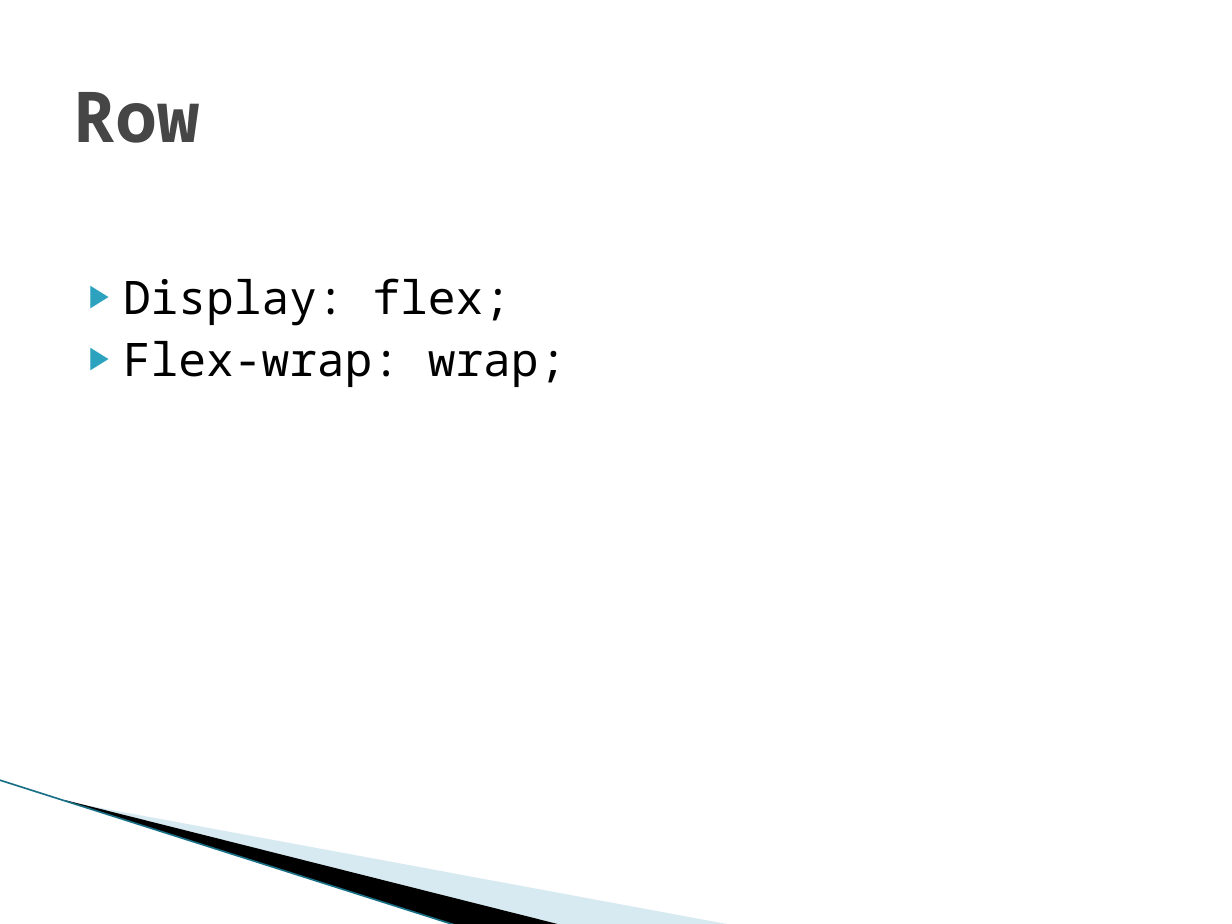
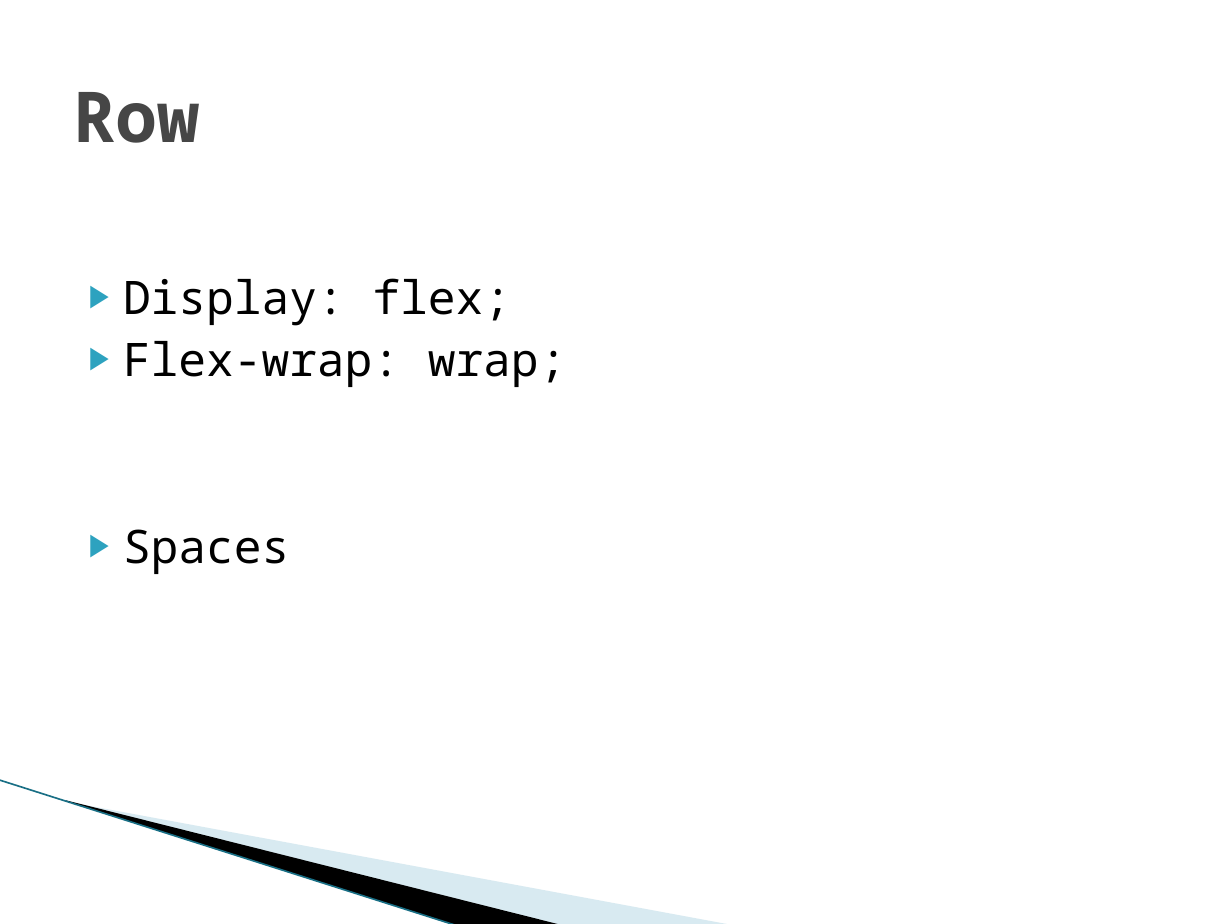
Before and after one commit to omidshayan/HTML-CSS-learn-ghalib-course1, a slide deck: slide 4 of Grid.pptx (slide 3 before the commit). Drawn at 1232x924 pixels with LibreOffice and Linux fonts; fonts in the diff are those of the drawing; background and template pictures are left out. Boxes give left, top, right and bottom in pixels: in the first picture for what was removed or moved away, otherwise in the second. Text is boxed around its words. In the diff, an @@ line names an element or a change of style, - is before the commit and + after.

```diff
--- a/Grid.pptx
+++ b/Grid.pptx
@@ text at box(123, 529, 289, 574): paragraph added @@
+▶ Spaces
```
Also in this commit, not shown: 1 slide added, 2 other files.
